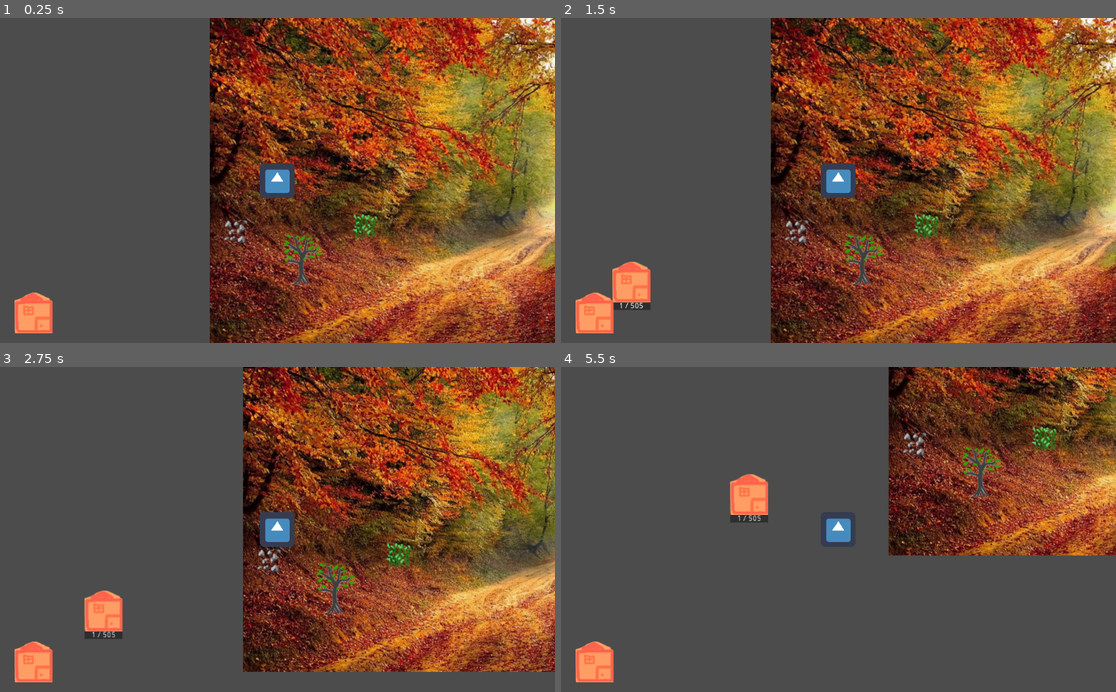
Above: before the commit, frames 1-4 (two rows, left to right).
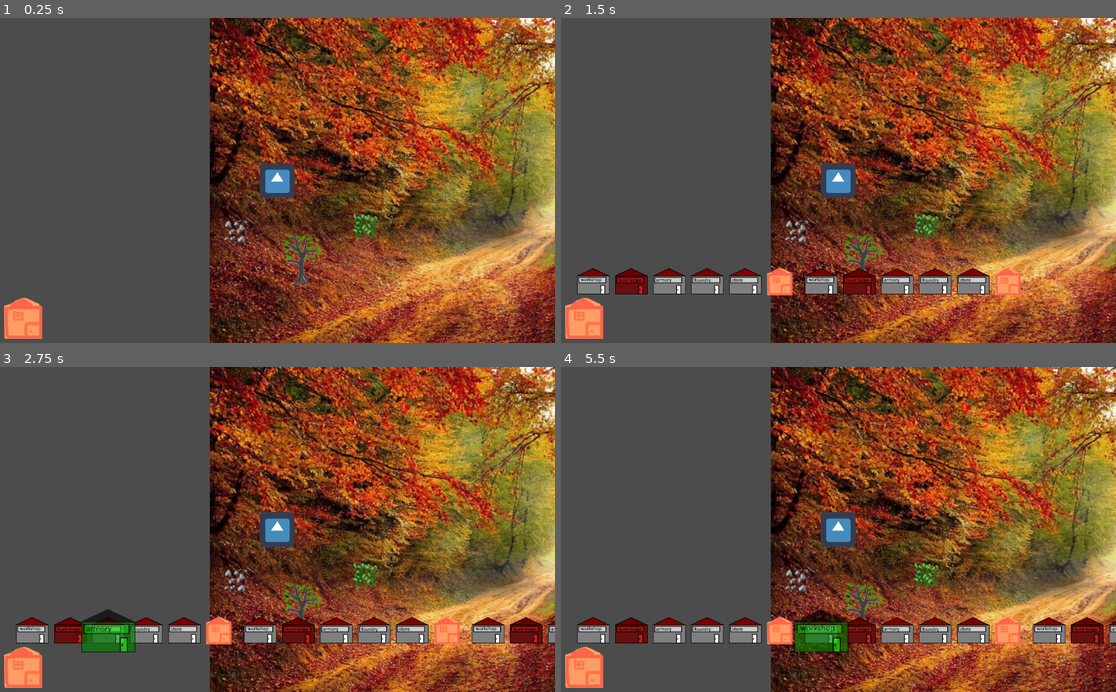
Above: after the commit, the same moments.

Repository: Xinginn/proficio
Game: Godot game, scene res://scenes/Playground/Playground.tscn
Two runs of this game, one before a commit and one after it. Both use one fixed random seed, a clock stepped at 60 frames per second and the inputs below. The engine's default icon, where the game draws it, is replaced by a stand-in: a white triangle on a blue panel in a dark square.
Inputs (mouse positions are in pixels of both pictures, inside the frame that each line leads up to):
- Up to frame 1 (0.25 s): no input
- Up to frame 2 (1.5 s): click (594, 313) at 0.52 s; click (633, 281) at 1.27 s
- Up to frame 3 (2.75 s): click (111, 630) at 2.02 s
- Up to frame 4 (5.5 s): click (705, 630) at 2.77 s; click (744, 630) at 3.52 s; click (783, 630) at 4.27 s; click (821, 630) at 5.02 s

The runs differ from the first frame. In frame 1, 0.8% of the frame differs, in the area x 0-10%, y 84-99%; in frame 2, 6.0%; in frame 3, 56%; in frame 4, 63%, in the area x 0-100%, y 0-100%.

Commit message:
ajout choix batiment
+affichage des différents choix de batiment au click sur le bouton de construction principal
+controle de la possibilité de construire selon ressources, et affichage en rouge pour impossibilité
+gestion du ghost et plaçage fonctionnel du batiment choisi
+gestion d'annulation au click droit

Diff:
--- a/entities/Building/Building.gd
+++ b/entities/Building/Building.gd
@@ -55,7 +55,7 @@
         is_crafting = false
       craft_progress = 0
 
-func init(_owner, data, pos) -> void:
+func _initialize(_owner, data, pos) -> void:
   building_owner = _owner
   building_data = data
   global_position = pos
--- a/entities/Building/Building.tscn
+++ b/entities/Building/Building.tscn
@@ -1,7 +1,7 @@
 [gd_scene load_steps=6 format=2]
 
 [ext_resource path="res://entities/building/building.gd" type="Script" id=1]
-[ext_resource path="res://assets/building_01.png" type="Texture" id=2]
+[ext_resource path="res://assets/buildings/building_base.png" type="Texture" id=2]
 
 [sub_resource type="StyleBoxFlat" id=1]
 bg_color = Color( 0.203922, 0.517647, 0.0862745, 1 )
--- /dev/null
+++ b/entities/building_button/building_button.gd
@@ -0,0 +1,25 @@
+extends TextureButton
+
+const RED_HUE: Color = Color("cd1e1e")
+
+var building_data: BuildingData = null
+
+signal building_button_pressed(data)
+signal building_button_pright_pressed
+
+func _initialize(data: BuildingData) -> void:
+  building_data = data
+  texture_normal = load("res://assets/buildings/%s.png" % data.label)
+  if !GameManager.player_actor.has_resources(data.resources):
+    self_modulate = RED_HUE
+
+func _on_pressed() -> void:
+  if GameManager.player_actor.has_resources(building_data.resources):
+    print('affordable building pressed')
+    emit_signal('building_button_pressed', building_data)
+
+
+func _on_BuildingButton_gui_input(event):
+  if event is InputEventMouseButton:
+    if event.button_index == BUTTON_RIGHT and event.pressed:
+      emit_signal("building_button_pright_pressed")
--- a/entities/building_button/building_button.tscn
+++ b/entities/building_button/building_button.tscn
@@ -1,11 +1,19 @@
-[gd_scene load_steps=2 format=2]
+[gd_scene load_steps=3 format=2]
 
-[ext_resource path="res://assets/building_01.png" type="Texture" id=1]
+[ext_resource path="res://assets/buildings/building_base.png" type="Texture" id=1]
+[ext_resource path="res://entities/building_button/building_button.gd" type="Script" id=2]
 
 [node name="BuildingButton" type="TextureButton"]
-margin_right = 70.0
-margin_bottom = 75.0
+margin_right = 60.0
+margin_bottom = 48.0
+rect_min_size = Vector2( 60, 48 )
+mouse_filter = 1
 texture_normal = ExtResource( 1 )
+expand = true
+stretch_mode = 4
+script = ExtResource( 2 )
 __meta__ = {
 "_edit_use_anchors_": false
 }
+[connection signal="gui_input" from="." to="." method="_on_BuildingButton_gui_input"]
+[connection signal="pressed" from="." to="." method="_on_pressed"]
--- a/globals/data.gd
+++ b/globals/data.gd
@@ -18,8 +18,8 @@
 
 func _ready():
   # id, product, name, stamina, skill, xp, resources, ?needed_progress = 1000
-  crafts.append(CraftData.new(0, LeatherJacket, "leather_jacket", 4, "leatherwork", 10, {"leather": 3}, 1200))
-  crafts.append(CraftData.new(1, HideArmor, "hide_armor", 4, "leatherwork", 8, {"skin": 3}, 1000))
+  crafts.append(CraftData.new(0, HideArmor, "hide_armor", 4, "leatherwork", 8, {"skin": 3}, 1000))
+  crafts.append(CraftData.new(1, LeatherJacket, "leather_jacket", 4, "leatherwork", 10, {"leather": 3}, 1200))
   crafts.append(CraftData.new(2, HuntingKnife, "hunting_knife", 4, "toolmaking", 8, {"ore": 2, "wood": 1}, 1000))
   crafts.append(CraftData.new(3, Gladius, "gladius", 4, "weaponsmith", 10, {"ore": 2, "iron": 3}, 1200))
   crafts.append(CraftData.new(4, Tunic, "tunic", 4, "weaving", 6, {"fiber": 6}, 900))
@@ -30,4 +30,11 @@
   crafts.append(CraftData.new(9, Dirk, "dirk", 4, "weaponsmith", 4, {"ore": 3}, 800))
 
   # id, label, max_health, resources, ?craft_ids = []
-  buildings.append(BuildingData.new(99, "test", 500, 4, {"wood": 4}, [0,1,2,3,4,5,6,7,8,9]))
+  buildings.append(BuildingData.new(0, "workshop", 500, 4, {"wood": 5}, [2, 3, 5, 8, 9]))
+  buildings.append(BuildingData.new(1, "hunting_lodge", 500, 4, {"wood": 24}, [0, 1, 2]))
+  buildings.append(BuildingData.new(2, "armory", 500, 4, {"wood": 4, "stone": 3}, [0, 1, 6]))
+  buildings.append(BuildingData.new(3, "foundry", 500, 4, {"stone": 8}, []))
+  buildings.append(BuildingData.new(4, "store", 500, 4, {"wood": 6, "stone": 4}, [4, 7]))
+
+  # building de test  TODO retirer en prod
+  buildings.append(BuildingData.new(99, "building_01", 500, 4, {}, [0,1,2,3,4,5,6,7,8,9]))
--- a/scenes/Playground/Playground.gd
+++ b/scenes/Playground/Playground.gd
@@ -1,11 +1,13 @@
 extends Node2D
 
 const building_scene: PackedScene = preload('res://entities/building/building.tscn')
+const building_button_scene: PackedScene = preload('res://entities/building_button/building_button.tscn')
 
 onready var player = $World/Player
 onready var buildings_holder = $World/BuildingsHolder
 onready var resource_spots_holder = $World/ResourceSpotsHolder
 onready var inventory_panel = $World/Player/Camera2D/InventoryPanel
+onready var building_buttons_container = $World/Player/Camera2D/StartBuildButton/BuildingButtonsContainer
 
 onready var building_ghost = $BuildingGhost
 
@@ -13,22 +15,38 @@
 var craft_panel
 
 var is_placing_building = false
+var is_selecting_building = false
 var type_to_build = null
 
-func build_mode_on() -> void:
+func _on_start_build_button_pressed():
+  if is_selecting_building:
+    build_mode_off()
+  else:
+    # instanciation de tous les boutons
+    for data in Data.buildings:
+      var new_button = building_button_scene.instance()
+      building_buttons_container.add_child(new_button)
+      new_button._initialize(data)
+      new_button.connect("building_button_pressed", self, "_on_building_button_pressed")
+      new_button.connect("building_button_pright_pressed", self, "build_mode_off")
+
+func _on_building_button_pressed(data) -> void:
   is_placing_building = true
-  type_to_build = Data.buildings[0]
+  type_to_build = data
   building_ghost.global_position = get_global_mouse_position()
+  building_ghost.texture = load('res://assets/buildings/%s.png' % data.label)
   building_ghost.show()
 
 func build_mode_off() -> void:
   is_placing_building = false
   building_ghost.hide()
+  for child in building_buttons_container.get_children():
+    child.queue_free()
 
 func place_building() -> void:
   var new_building = building_scene.instance()
   buildings_holder.add_child(new_building)
-  new_building.init(player, type_to_build, get_global_mouse_position())
+  new_building._initialize(player, type_to_build, get_global_mouse_position())
   new_building.connect('player_entered_owned_building', craft_panel, "_on_player_entered_owned_building")
   new_building.connect('player_exited_owned_building', craft_panel, "_on_player_exited_owned_building")
   new_building.connect('craft_queue_changed', craft_panel, "_on_craft_queue_changed")
--- a/scenes/Playground/Playground.tscn
+++ b/scenes/Playground/Playground.tscn
@@ -3,8 +3,7 @@
 [ext_resource path="res://assets/bg_01.jpg" type="Texture" id=1]
 [ext_resource path="res://entities/actor/actor.tscn" type="PackedScene" id=2]
 [ext_resource path="res://scenes/playground/playground.gd" type="Script" id=3]
-[ext_resource path="res://assets/building_01.png" type="Texture" id=4]
-[ext_resource path="res://entities/building_button/building_button.tscn" type="PackedScene" id=5]
+[ext_resource path="res://assets/buildings/building_01.png" type="Texture" id=4]
 [ext_resource path="res://assets/button_48x48_hover.png" type="Texture" id=6]
 [ext_resource path="res://assets/icons/default.png" type="Texture" id=7]
 [ext_resource path="res://assets/texture_back.png" type="Texture" id=8]
@@ -21,6 +20,9 @@
 [ext_resource path="res://entities/inventory_item/inventory_item.tscn" type="PackedScene" id=21]
 [ext_resource path="res://assets/empty_48.png" type="Texture" id=22]
 
+[sub_resource type="StreamTexture" id=1]
+flags = 4
+
 [node name="Playground" type="Node2D"]
 script = ExtResource( 3 )
 
@@ -28,7 +30,7 @@
 visible = false
 modulate = Color( 0, 1, 0, 0.635294 )
 z_index = 5
-texture = ExtResource( 4 )
+texture = SubResource( 1 )
 
 [node name="World" type="Sprite" parent="."]
 texture = ExtResource( 1 )
@@ -53,11 +55,26 @@
 [node name="Camera2D" type="Camera2D" parent="World/Player"]
 current = true
 
-[node name="BuildingButton" parent="World/Player/Camera2D" instance=ExtResource( 5 )]
-margin_left = -483.953
-margin_top = 206.766
-margin_right = -413.953
-margin_bottom = 281.766
+[node name="StartBuildButton" type="TextureButton" parent="World/Player/Camera2D"]
+margin_left = -502.863
+margin_top = 216.635
+margin_right = -432.863
+margin_bottom = 291.635
+texture_normal = ExtResource( 4 )
+__meta__ = {
+"_edit_use_anchors_": false
+}
+
+[node name="BuildingButtonsContainer" type="HBoxContainer" parent="World/Player/Camera2D/StartBuildButton"]
+margin_left = 22.0
+margin_top = -55.0
+margin_right = 247.0
+margin_bottom = -5.0
+mouse_filter = 2
+custom_constants/separation = 10
+__meta__ = {
+"_edit_use_anchors_": false
+}
 
 [node name="CraftPanel" type="Panel" parent="World/Player/Camera2D"]
 margin_left = 78.0
@@ -289,5 +306,6 @@
 text = "12.4/40.0"
 
 [node name="ItemGhost" type="Sprite" parent="World/Player/Camera2D/InventoryPanel"]
-[connection signal="pressed" from="World/Player/Camera2D/BuildingButton" to="." method="build_mode_on"]
+modulate = Color( 0, 0.592157, 0.160784, 1 )
+[connection signal="pressed" from="World/Player/Camera2D/StartBuildButton" to="." method="_on_start_build_button_pressed"]
 [connection signal="pressed" from="World/Player/Camera2D/CraftPanel/CurrentCraftIcon/CurrentCraftButton" to="World/Player/Camera2D/CraftPanel" method="_on_queue_button_cancel_pressed" binds= [ 0 ]]
Binary file added: assets/buildings/armory.png
Not shown, changed: assets/buildings/armory.png.import
Renamed: assets/building_01.png -> assets/buildings/building_01.png
Not shown, added: assets/buildings/building_01.png.import
Binary file added: assets/buildings/building_base.png
Not shown, added: assets/buildings/building_base.png.import
Binary file added: assets/buildings/foundry.png
Not shown, added: assets/buildings/foundry.png.import
Binary file added: assets/buildings/hunting_lodge.png
Not shown, added: assets/buildings/hunting_lodge.png.import
Binary file added: assets/buildings/store.png
Not shown, added: assets/buildings/store.png.import
(and 2 more such lines)
